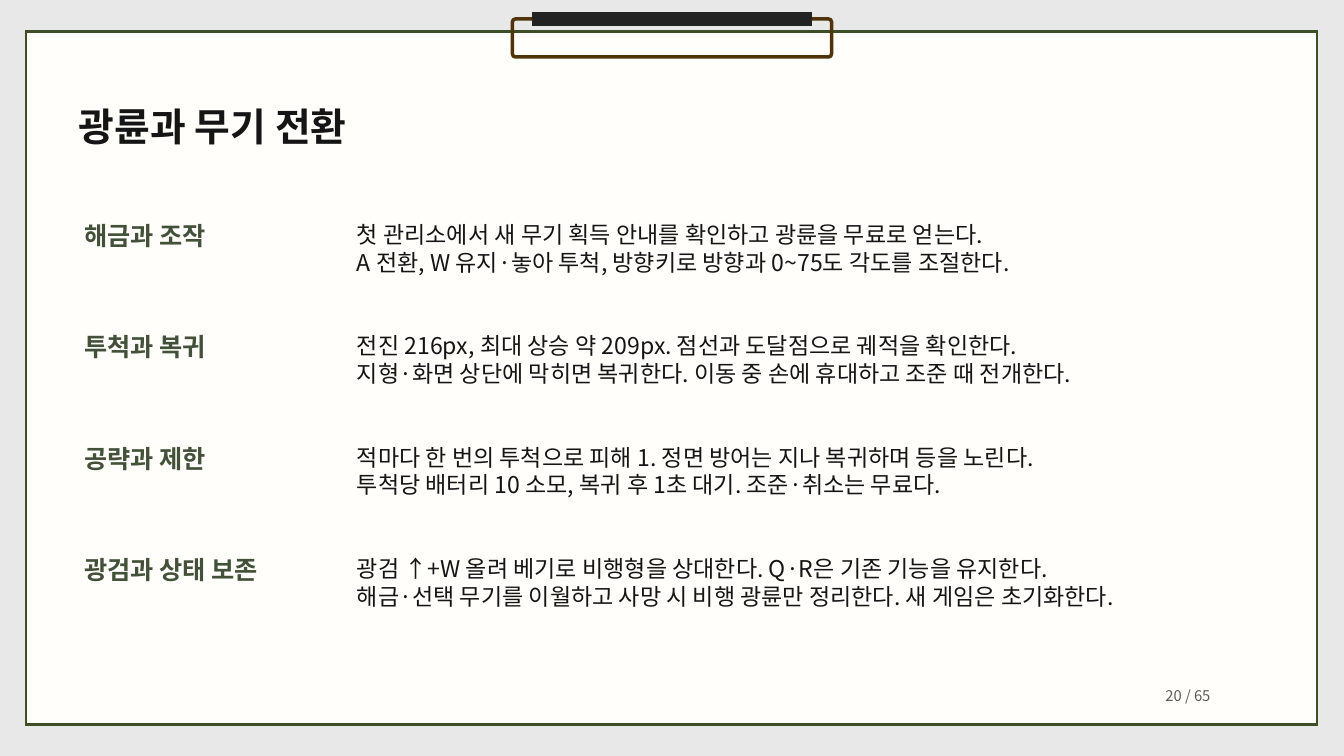
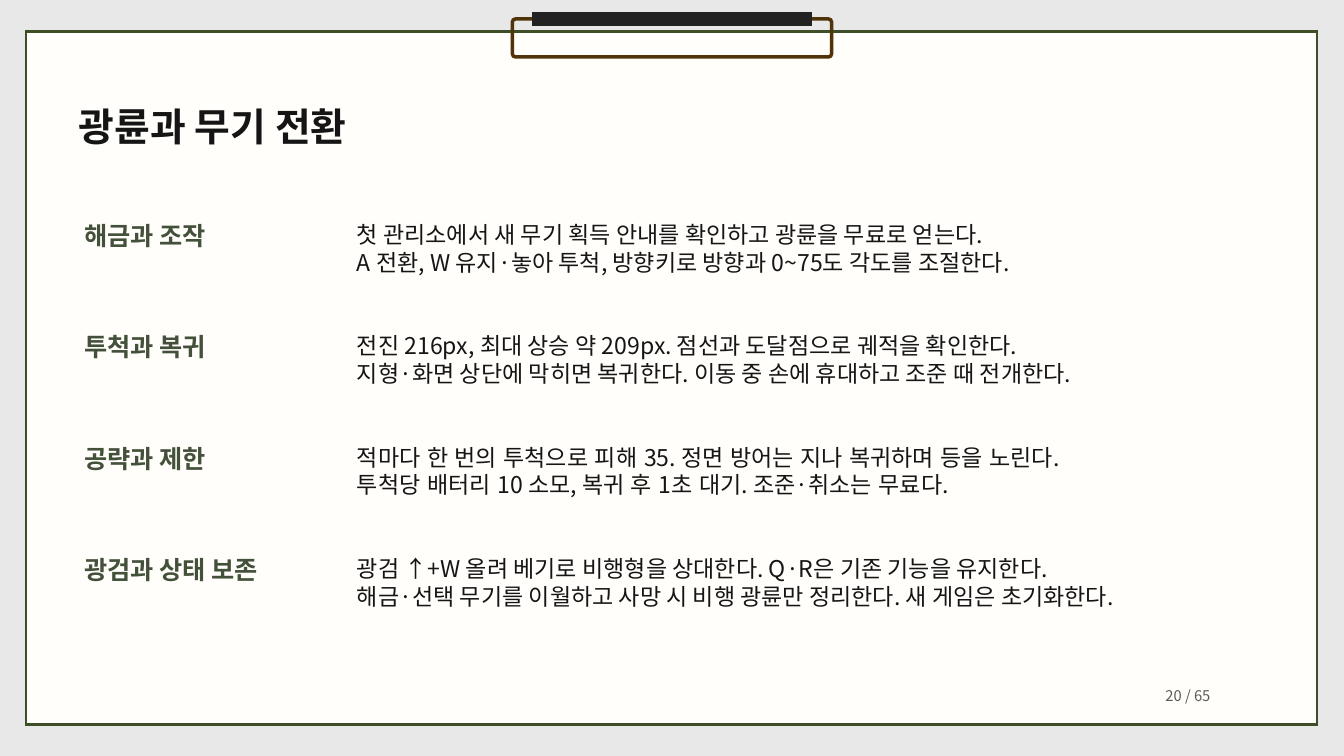
Before and after one commit to dbguswh/2Dgame_project, a slide deck: slide 20 of 2D게임프로그래밍 기획서.pptx. Drawn at 1344x756 pixels with LibreOffice and Linux fonts; fonts in the diff are those of the drawing. Boxes give left, top, right and bottom in pixels: in the first picture for what was removed or moved away, otherwise in the second. Text is boxed around its words. In the diff, an @@ line names an element or a change of style, - is before the commit and + after.

Commit message:
기획서에 곡예 연격과 침입자 체력 게이지 및 피해량을 먼저 반영

```diff
--- a/2D게임프로그래밍 기획서.pptx
+++ b/2D게임프로그래밍 기획서.pptx
@@ text at (x1=357, y1=447, x2=1059, y2=468): text changed @@
-적마다 한 번의 투척으로 피해 1. 정면 방어는 지나 복귀하며 등을 노린다.
+적마다 한 번의 투척으로 피해 35. 정면 방어는 지나 복귀하며 등을 노린다.
```
Also in this commit, not shown: 20 other slides changed, 1 other file.
